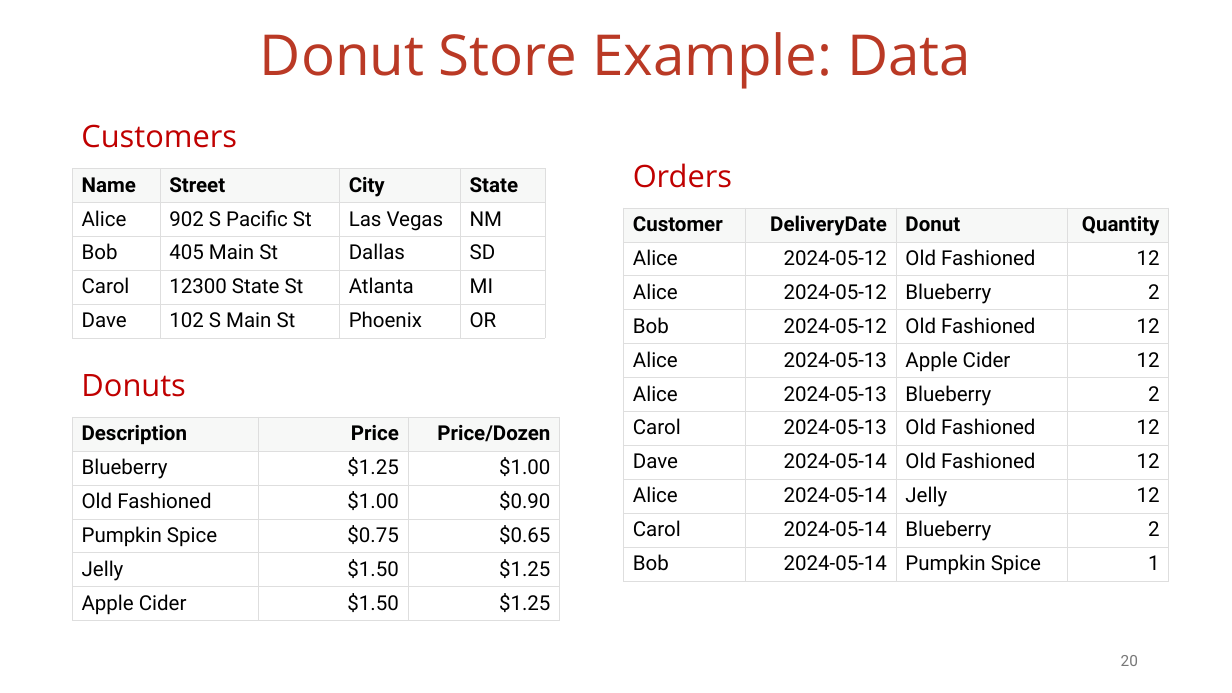
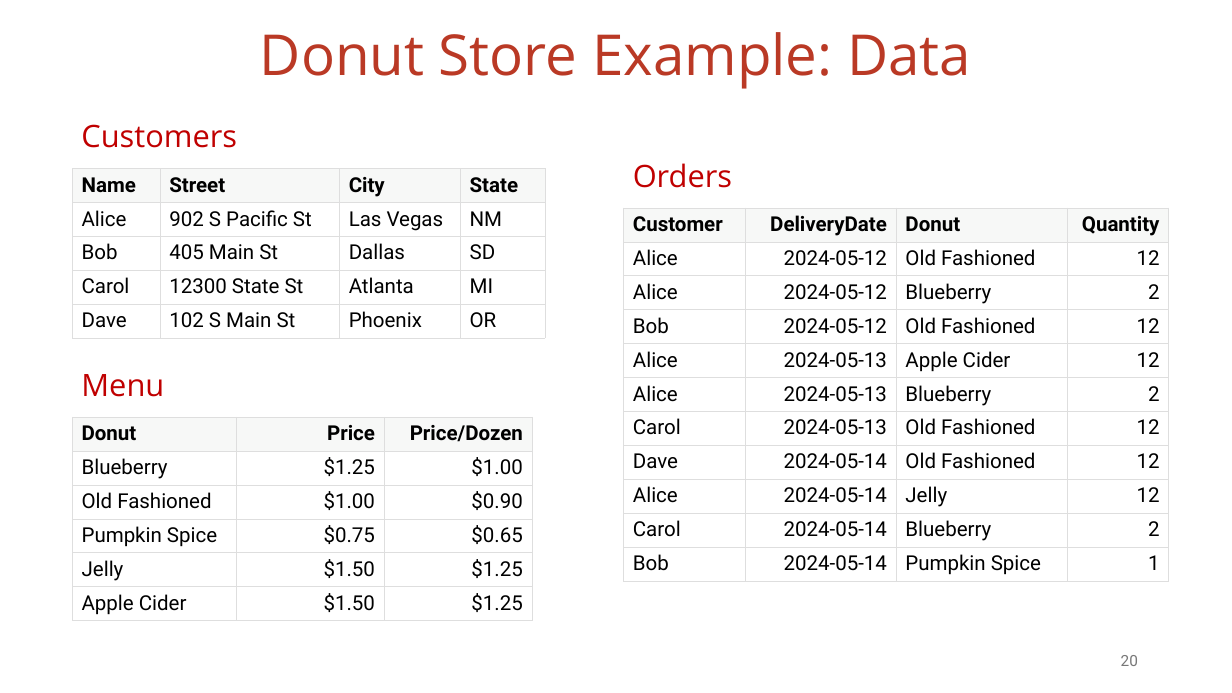
Before and after one commit to vmzakharov/missing-dataframe-talk, a slide deck: slide 20 of presentation/Missing_Dataframe_Short.pptx. Drawn at 1232x693 pixels with LibreOffice and Linux fonts; fonts in the diff are those of the drawing. Boxes give left, top, right and bottom in pixels: in the first picture for what was removed or moved away, otherwise in the second. Text is boxed around its words. In the diff, an @@ line names an element or a change of style, - is before the commit and + after.

```diff
--- a/presentation/Missing_Dataframe_Short.pptx
+++ b/presentation/Missing_Dataframe_Short.pptx
@@ text at (81, 374, 164, 397): text changed @@
-Donuts
+Menu
@@ table at (72, 417, 532, 620) @@
-row 1, column 1: Description
+row 1, column 1: Donut
@@ table: place and size @@
-table at (72, 417, 559, 620)
+table at (72, 417, 532, 620)
```
Also in this commit, not shown: 12 other slides changed, 1 other file.
